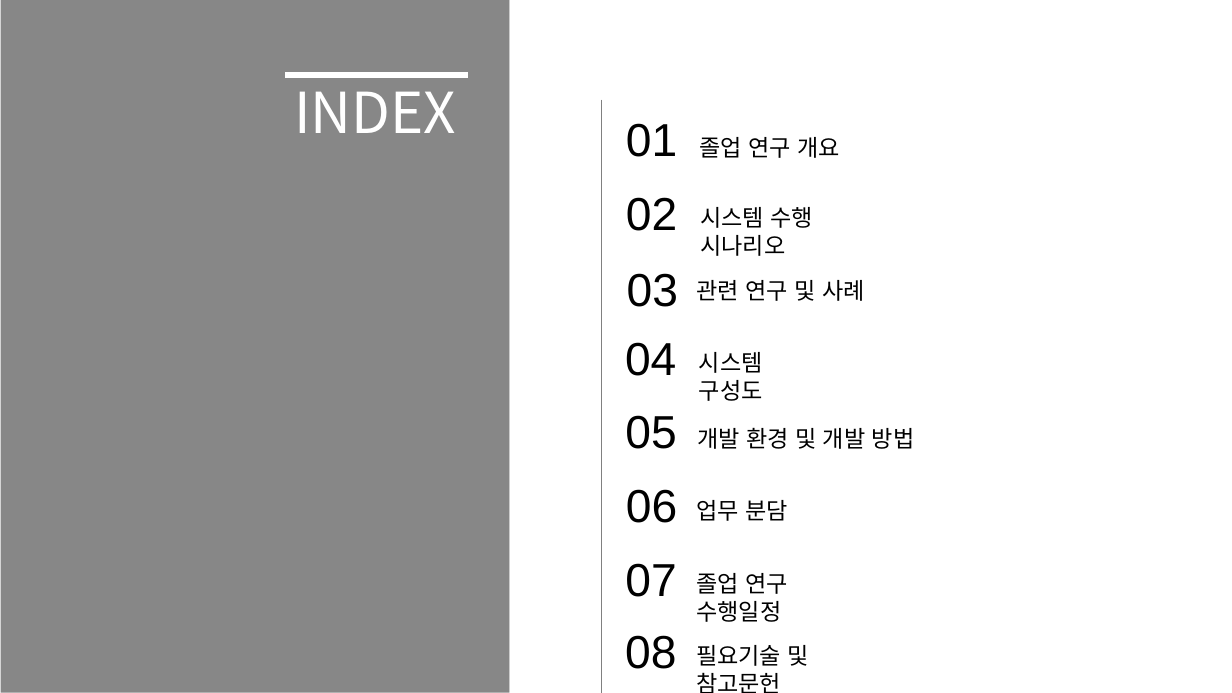
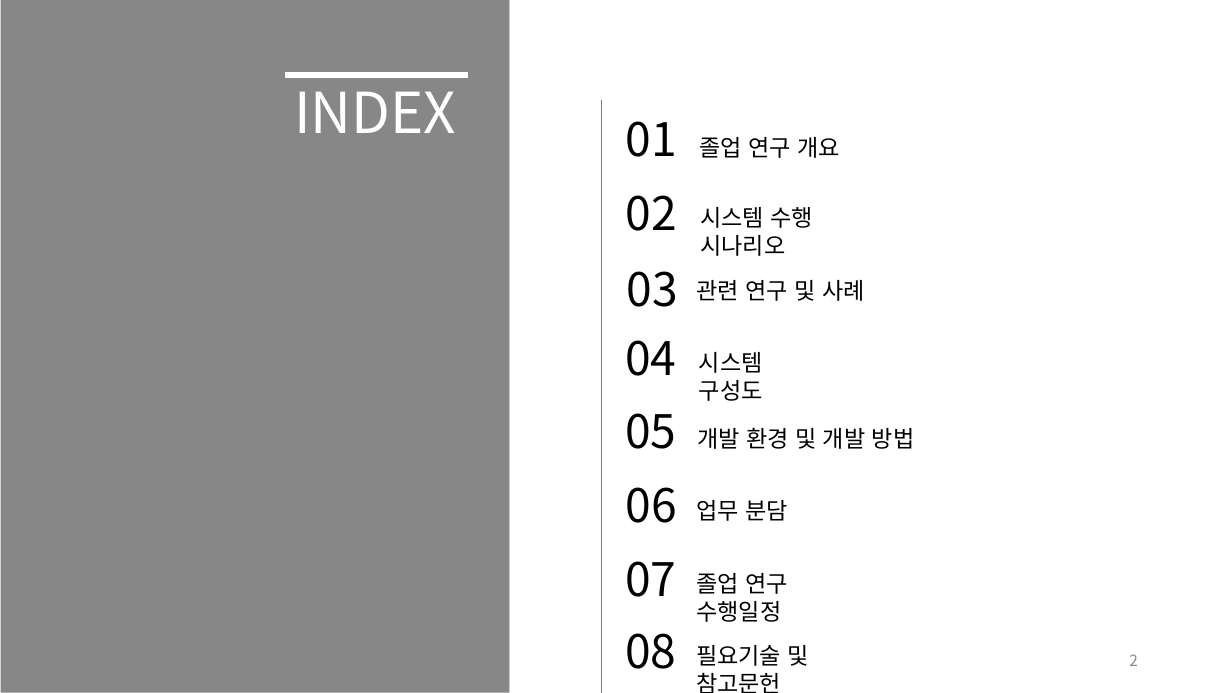
Before and after one commit to Final-Project-KPU/Plan, a slide deck: slide 2 of 제안서(김동민,김상현,나기엽,허영민).pptx. Drawn at 1232x693 pixels with LibreOffice and Linux fonts; fonts in the diff are those of the drawing; background and template pictures are left out. Boxes give left, top, right and bottom in pixels: in the first picture for what was removed or moved away, otherwise in the second. Text is boxed around its words. In the diff, an @@ line names an element or a change of style, - is before the commit and + after.

```diff
--- a/제안서(김동민,김상현,나기엽,허영민).pptx
+++ b/제안서(김동민,김상현,나기엽,허영민).pptx
@@ font Arial to Noto Sans CJK KR in 8 elements at (626, 121, 677, 157), (626, 195, 677, 231), (627, 271, 678, 307), (625, 340, 676, 376), (625, 413, 676, 449), (626, 487, 677, 523), (625, 561, 676, 597), (625, 633, 676, 669) @@
@@ page number added at (1129, 654, 1138, 666), 12 pt, text #8C8C8C @@
+2
```
Also in this commit, not shown: 16 other slides changed, 2 slides added, 1 slide removed, 1 other file.
